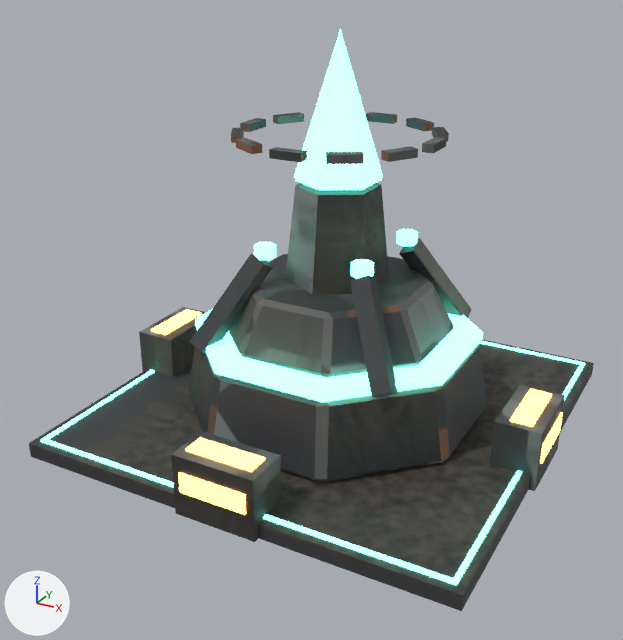
What one commit did to the glTF model arte/modelos/maquinas/nucleo/nucleo.glb.
Rendered twice from a 50 mm lens placed at (2.41, -4.73, 3.03), pointed at (-0.05, -0.27, 0.8). Lighting does not change. The marker at lower left points along +X, +Y and +Z. The first picture is the older version. Where no turn or scale is listed for an object, it has been applied to the vertices. Vertices at exactly the same position are counted once.

Script lines for the objects in view, before the commit:
```python
me_nucleo_antena = bpy.data.meshes.new('nucleo_antena')
me_nucleo_antena.from_pydata(...)  # 96 vertices, 144 faces; spans x -0.655..0.655, y -0.655..0.655, z 0.0..0.05
me_nucleo_antena.materials.append(mat_nucleo_tex)  # picture img_nucleo_tex
me_nucleo_corpo = bpy.data.meshes.new('nucleo_corpo')
me_nucleo_corpo.from_pydata(...)  # 332 vertices, 564 faces; spans x -1.5..1.5, y -1.5..1.5, z 0.0..1.63
# faces by material slot: [312, 156, 96]
me_nucleo_corpo.materials.append(mat_nucleo_tex)  # picture img_nucleo_tex
me_nucleo_corpo.materials.append(mat_p_cristal)  # cyan #6cffe1, glowing cyan #6cffe1
me_nucleo_corpo.materials.append(mat_p_fogo)  # orange #ffb359, glowing orange #ffb359
me_nucleo_cristal = bpy.data.meshes.new('nucleo_cristal')
me_nucleo_cristal.from_pydata(...)  # a 6-sided cut cone along z (radius 0.27 at the low end, 0.22 at the high end) spanning x -0.234..0.234, y -0.27..0.27, z 0.0..0.16; a 6-sided cone pointing to +z spanning x -0.242..0.242, y -0.28..0.28, z 0.02..0.9
me_nucleo_cristal.materials.append(mat_p_cristal)  # cyan #6cffe1, glowing cyan #6cffe1
ob_nucleo_antena = bpy.data.objects.new('nucleo_antena', me_nucleo_antena)
ob_nucleo_antena.location = (0.0, 0.0, 1.92)
ob_nucleo_corpo = bpy.data.objects.new('nucleo_corpo', me_nucleo_corpo)
ob_nucleo_corpo.location = (0.0, 0.0, 0.0)
ob_nucleo_cristal = bpy.data.objects.new('nucleo_cristal', me_nucleo_cristal)
ob_nucleo_cristal.location = (0.0, 0.0, 1.66)
```
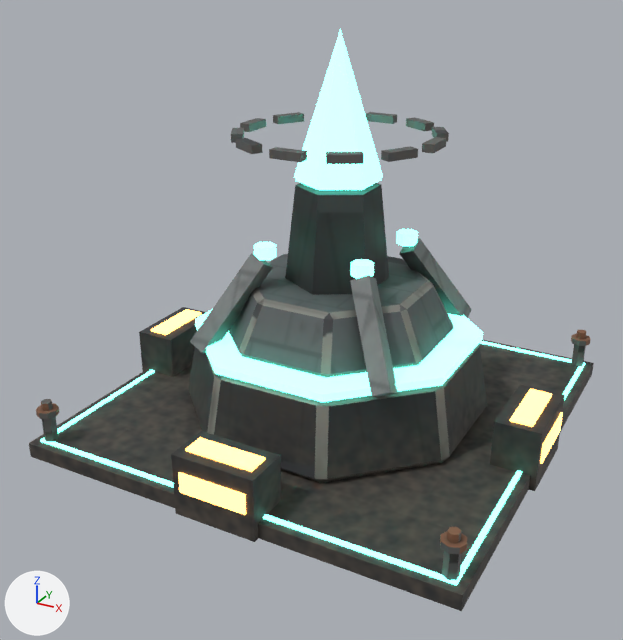
The change, as a diff of the scene's bpy script:
```diff
--- a/arte/modelos/maquinas/nucleo/nucleo.glb.py
+++ b/arte/modelos/maquinas/nucleo/nucleo.glb.py
@@ me_nucleo_corpo @@
 # used by ob_nucleo_corpo; location = (0.0, 0.0, 0.0)
-me_nucleo_corpo.from_pydata(...)  # 332 vertices, 564 faces; spans x -1.5..1.5, y -1.5..1.5, z 0.0..1.63
+me_nucleo_corpo.from_pydata(...)  # 492 vertices, 836 faces; spans x -1.5..1.5, y -1.5..1.5, z 0.0..1.63
+# me_nucleo_corpo part 1: a new loose piece, a 6-sided cylinder along z spanning x -1.389..-1.311, y -1.395..-1.305, z 0.112..0.292, in mat_nucleo_tex (picture img_nucleo_tex)
+# me_nucleo_corpo part 2: a new loose piece, a 6-sided cylinder along z spanning x 1.311..1.389, y -1.395..-1.305, z 0.112..0.292, in mat_nucleo_tex (picture img_nucleo_tex)
+# me_nucleo_corpo part 3: a new loose piece, a 6-sided cylinder along z spanning x 1.311..1.389, y 1.305..1.395, z 0.112..0.292, in mat_nucleo_tex (picture img_nucleo_tex)
+# me_nucleo_corpo part 4: a new loose piece, an 8-sided cylinder along z spanning x -1.42..-1.28, y -1.42..-1.28, z 0.292..0.332, in mat_nucleo_tex (picture img_nucleo_tex)
+# me_nucleo_corpo part 5: a new loose piece, a 6-sided cylinder along z spanning x -1.38..-1.32, y -1.385..-1.315, z 0.332..0.382, in mat_nucleo_tex (picture img_nucleo_tex)
+# me_nucleo_corpo part 6: a new loose piece, an 8-sided cylinder along z spanning x 1.28..1.42, y -1.42..-1.28, z 0.292..0.332, in mat_nucleo_tex (picture img_nucleo_tex)
+# me_nucleo_corpo part 7: a new loose piece, a 6-sided cylinder along z spanning x 1.32..1.38, y -1.385..-1.315, z 0.332..0.382, in mat_nucleo_tex (picture img_nucleo_tex)
+# me_nucleo_corpo part 8: a new loose piece, an 8-sided cylinder along z spanning x 1.28..1.42, y 1.28..1.42, z 0.292..0.332, in mat_nucleo_tex (picture img_nucleo_tex)
+# me_nucleo_corpo part 9: a new loose piece, a 6-sided cylinder along z spanning x 1.32..1.38, y 1.315..1.385, z 0.332..0.382, in mat_nucleo_tex (picture img_nucleo_tex)
+# me_nucleo_corpo part 10: 544 kept faces spanning x -1.5..1.5, y -1.5..1.5, z 0.0..1.63 get new texture (UV) coordinates
+# other edits to the shape of me_nucleo_corpo do not show in these pictures
 me_nucleo_corpo.materials.append(mat_nucleo_tex)
```

Changed parts and their boxes [x1, y1, x2, y2] in the pictures (623 x 640 px):
part 1 of me_nucleo_corpo, added
    after: [42, 417, 58, 442]
part 2 of me_nucleo_corpo, added
    after: [442, 551, 462, 580]
part 3 of me_nucleo_corpo, added
    after: [571, 344, 586, 366]
part 4 of me_nucleo_corpo, added
    after: [36, 403, 59, 419]
part 5 of me_nucleo_corpo, added
    after: [41, 399, 53, 411]
part 6 of me_nucleo_corpo, added
    after: [440, 531, 467, 554]
part 7 of me_nucleo_corpo, added
    after: [447, 527, 462, 543]
part 8 of me_nucleo_corpo, added
    after: [571, 334, 591, 346]
part 9 of me_nucleo_corpo, added
    after: [576, 330, 587, 339]
part 10 of me_nucleo_corpo, surface changed
    both: [37, 183, 594, 596]
